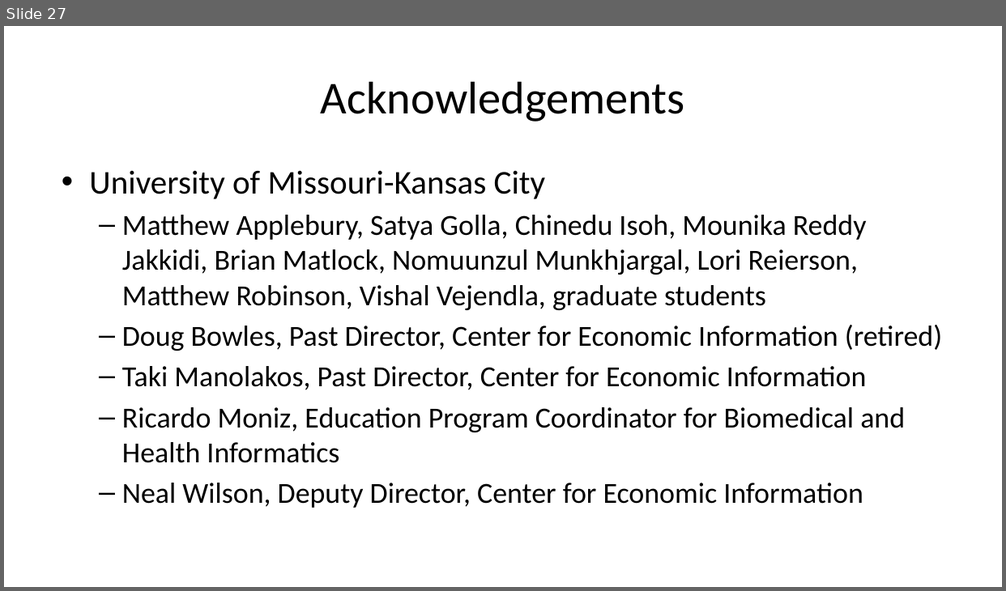
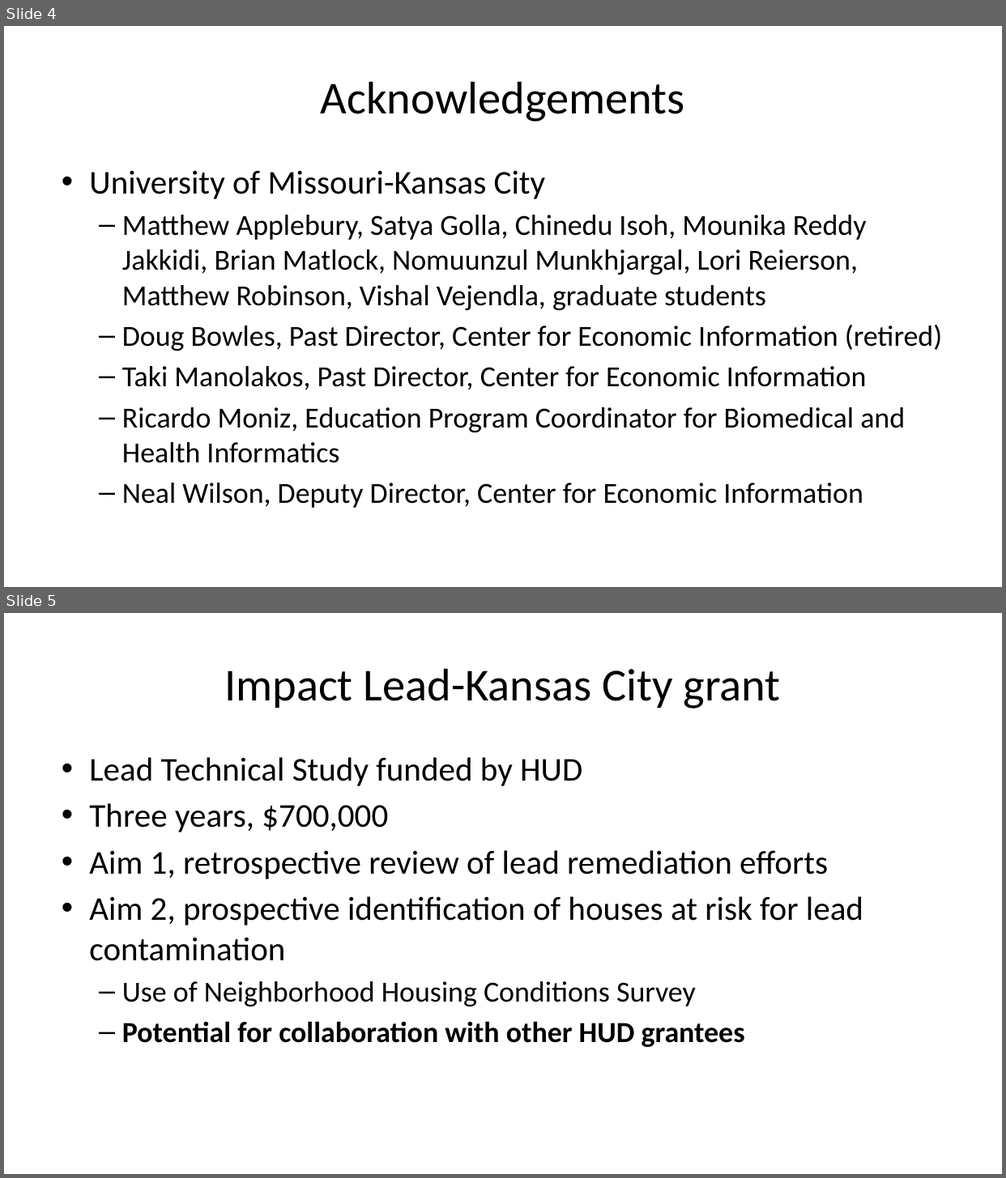
Before and after one commit to pmean/talks, a slide deck: nhcs/seattle-talk.pptx. Shown one above the other, each under a label of ours: slide 27 before the commit, slides 4 and 5 after it. The pictures are 1006x591 and 1006x1178 pixels, drawn with LibreOffice and Linux fonts; fonts in the diff are those of the drawing. Boxes give left, top, right and bottom in pixels: in the first picture for what was removed or moved away, otherwise in the second. Text is boxed around its words. In the diff, an @@ line names an element or a change of style, - is before the commit and + after.

```diff
--- a/nhcs/seattle-talk.pptx
+++ b/nhcs/seattle-talk.pptx
@@ slide 5 added at [4, 613, 1002, 1174], background #FFFFFF @@
@@ title added at [224, 668, 781, 709], 44 pt, text #000000 @@
+Impact Lead-Kansas City grant
@@ text added at [89, 757, 863, 1047], 32 pt, text #000000 @@
+• Lead Technical Study funded by HUD
+• Three years, $700,000
+• Aim 1, retrospective review of lead remediation efforts
+• Aim 2, prospective identification of houses at risk for lead contamination
+  – Use of Neighborhood Housing Conditions Survey
+  – Potential for collaboration with other HUD grantees
@@ what was slide 27 is now slide 4 @@
```
Also in this commit, not shown: 11 slides changed, 4 other slides added, 1 slide removed, 2 other files.
